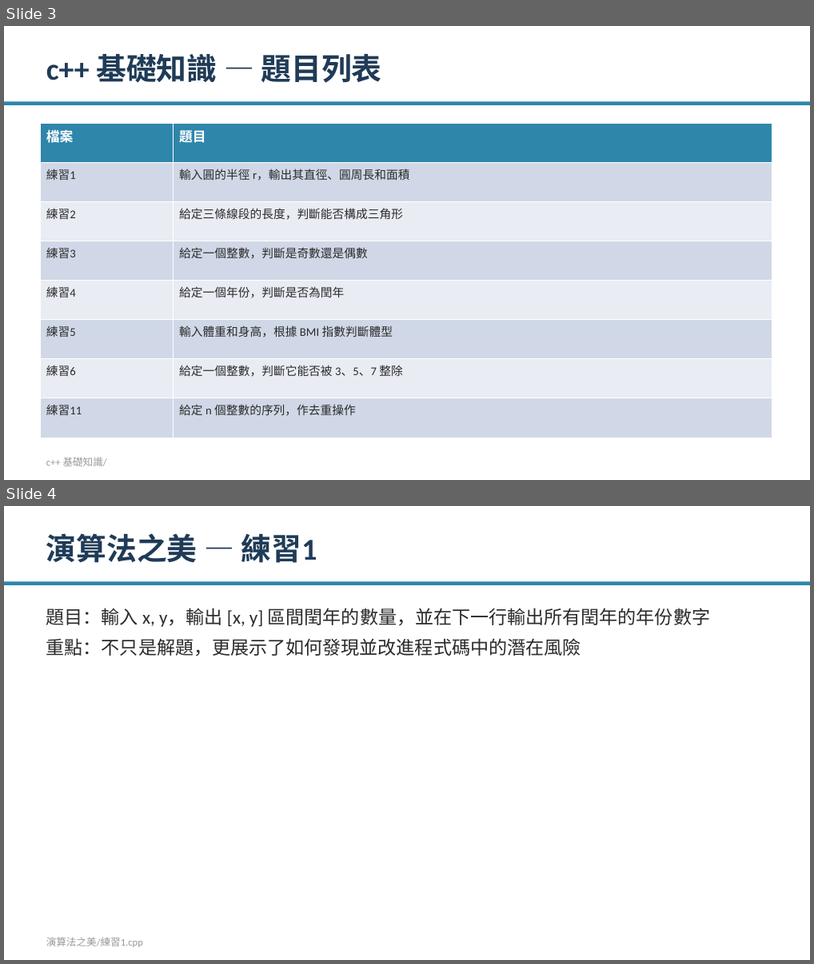
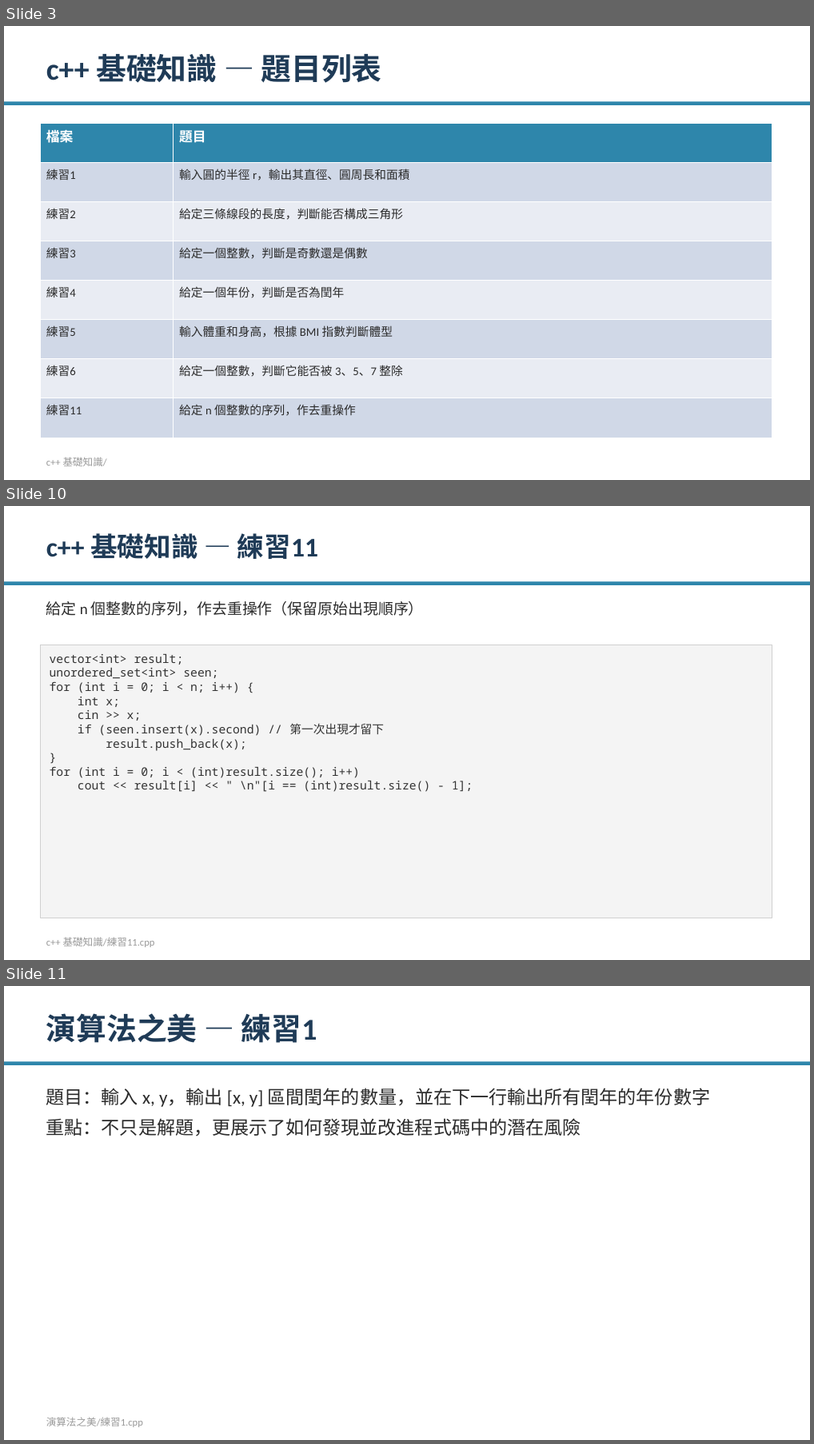
Before and after one commit to Ivan0206cool/cplusplus_practice, a slide deck: practice_intro.pptx. Shown one above the other, each under a label of ours: slides 3 and 4 before the commit, slides 3, 10 and 11 after it; the slides between them are not shown. The pictures are 814x964 and 814x1444 pixels, drawn with LibreOffice and Linux fonts; fonts in the diff are those of the drawing. Boxes give left, top, right and bottom in pixels: in the first picture for what was removed or moved away, otherwise in the second. Text is boxed around its words. In the diff, an @@ line names an element or a change of style, - is before the commit and + after.

```diff
--- a/practice_intro.pptx
+++ b/practice_intro.pptx
@@ slide 10 added at bbox=[4, 506, 810, 960], background #FFFFFF @@
@@ text added at bbox=[46, 533, 318, 559], 32 pt, text #1F3B57, bold @@
+c++ 基礎知識 — 練習11
@@ rectangle added at bbox=[4, 582, 810, 585], fill #2E86AB @@
@@ text added at bbox=[46, 601, 424, 616], 18 pt, text #2B2B2B @@
+給定 n 個整數的序列，作去重操作（保留原始出現順序）
@@ rectangle added at bbox=[40, 645, 772, 917], fill #F4F4F4, outline #D0D0D0 0.75 pt, 14 pt, text #333333 @@
+vector<int> result;
+unordered_set<int> seen;
+for (int i = 0; i < n; i++) {
+int x;
+cin >> x;
+if (seen.insert(x).second) // 第一次出現才留下
+result.push_back(x);
+}
+for (int i = 0; i < (int)result.size(); i++)
+cout << result[i] << " \n"[i == (int)result.size() - 1];
@@ text added at bbox=[46, 936, 155, 947], 12 pt, text #999999 @@
+c++ 基礎知識/練習11.cpp
@@ what was slide 4 is now slide 11 @@
```
Also in this commit, not shown: 6 other slides added.
